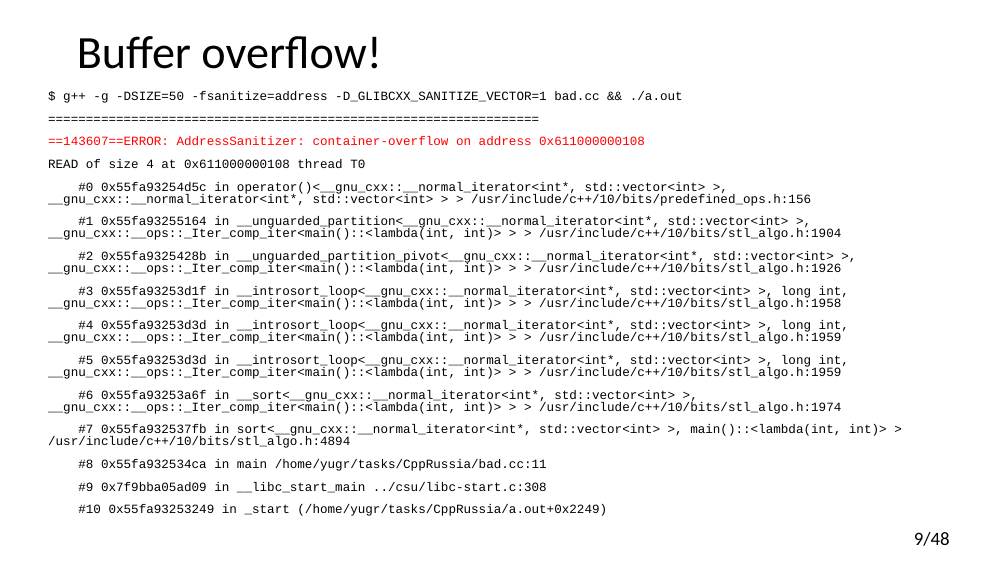
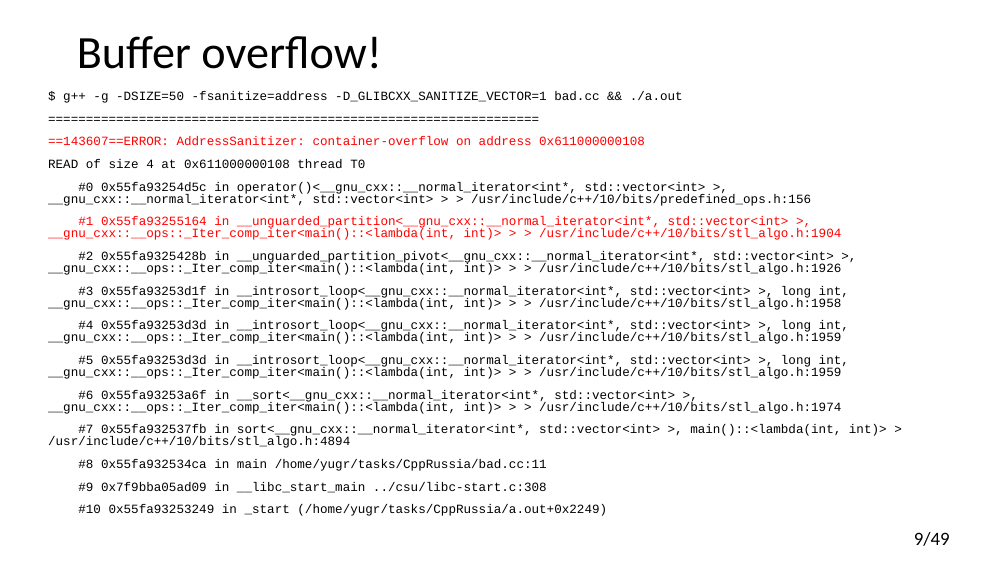
Before and after one commit to yugr/CppRussia, a slide deck: slide 9 of 2023/RU.pptx. Drawn at 1008x567 pixels with LibreOffice and Linux fonts; fonts in the diff are those of the drawing. Boxes give left, top, right and bottom in pixels: in the first picture for what was removed or moved away, otherwise in the second. Text is boxed around its words. In the diff, an @@ line names an element or a change of style, - is before the commit and + after.

```diff
--- a/2023/RU.pptx
+++ b/2023/RU.pptx
@@ text at box(48, 216, 841, 240): text colour #000000 to #FF0000 in "#1 0x55fa93255164 in __unguarded_partition<__gnu_cxx::__norm ..." @@
@@ page number at box(914, 532, 950, 546): text changed @@
-9/48
+9/49
```
Also in this commit, not shown: 7 other slides changed, 1 slide added, 1 other file.
